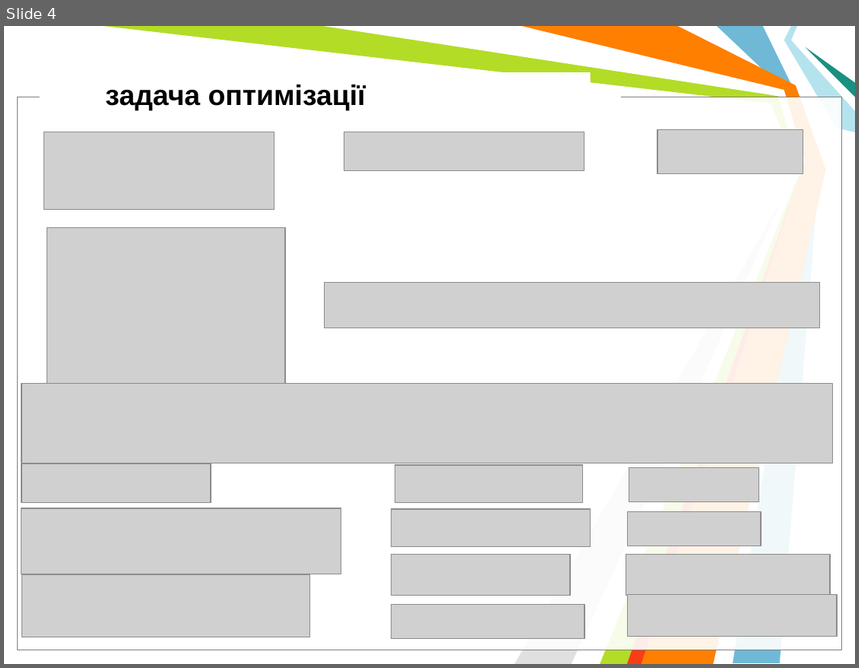
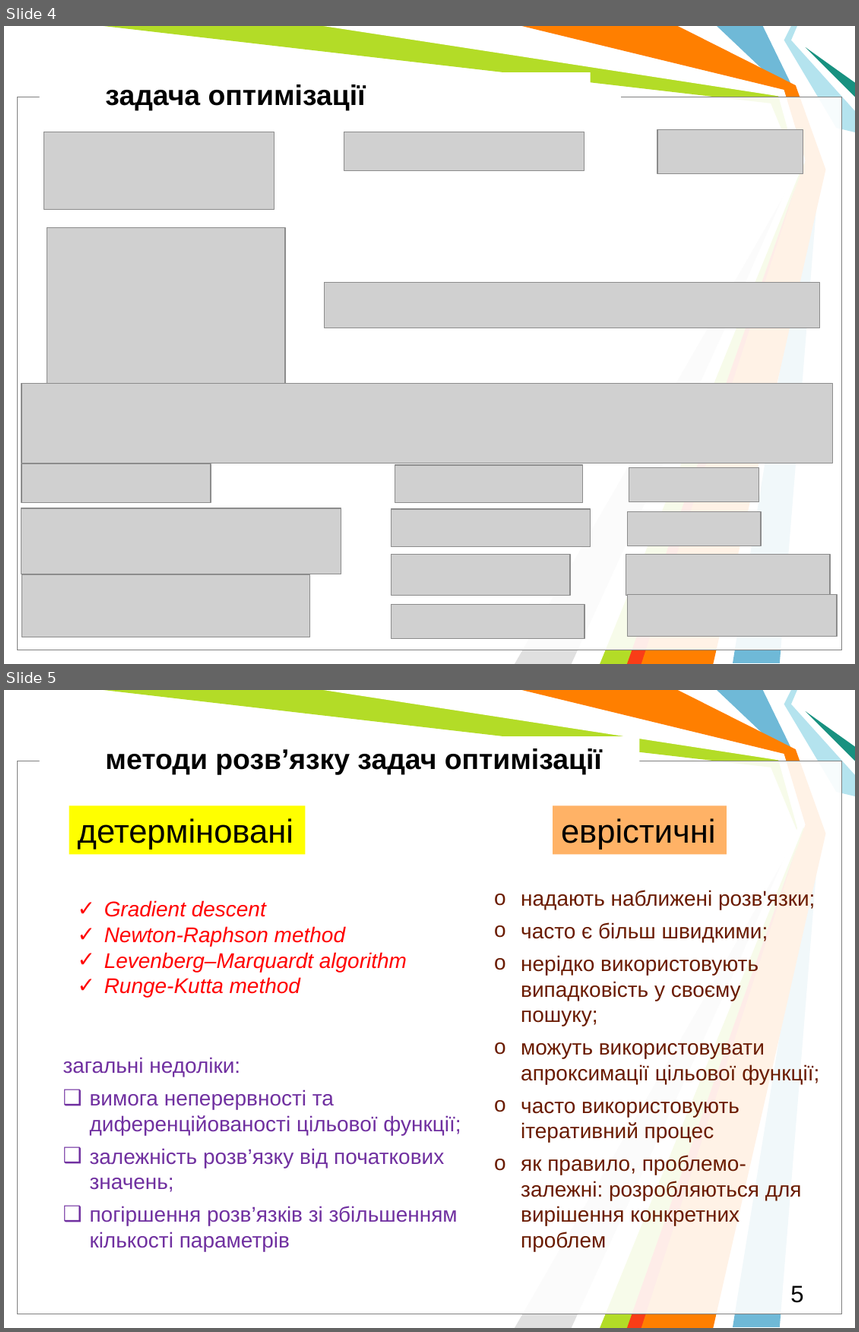
Before and after one commit to l432/NMK, a slide deck: Lecture/DAAD/DAAD_MetaH.pptm. Shown one above the other, each under a label of ours: slide 4 before the commit, slides 4 and 5 after it. The pictures are 859x668 and 859x1332 pixels, drawn with LibreOffice and Linux fonts; fonts in the diff are those of the drawing; grey boxes stand for pictures; background and template pictures are left out. Boxes give left, top, right and bottom in pixels: in the first picture for what was removed or moved away, otherwise in the second. Text is boxed around its words. In the diff, an @@ line names an element or a change of style, - is before the commit and + after.

```diff
--- a/Lecture/DAAD/DAAD_MetaH.pptm
+++ b/Lecture/DAAD/DAAD_MetaH.pptm
@@ slide 5 added at (4,690,855,1328), background #FFFFFF; not listed: 11 template elements that a slide beside it also shows @@
@@ text added at (105,749,602,774), 24 pt, text #000000, bold @@
+методи розв’язку задач оптимізації
@@ rectangle added at (69,806,305,854), fill #FFFF00, 28 pt, text #000000 @@
+детерміновані
@@ rectangle added at (553,806,727,854), fill #FFB266, 28 pt, text #000000 @@
+еврістичні
@@ text added at (521,890,819,1252), 18 pt, text #6A1C00 @@
+o надають наближені розв'язки;
+o часто є більш швидкими;
+o нерідко використовують випадковість у своєму пошуку;
+o можуть використовувати апроксимації цільової функції;
+o часто використовують ітеративний процес
+o як правило, проблемо-залежні: розробляються для вирішення конкретних проблем
@@ text added at (104,901,407,997), 18 pt, text #FF0000, italic @@
+✓ Gradient descent
+✓ Newton-Raphson method
+✓ Levenberg–Marquardt algorithm
+✓ Runge-Kutta method
@@ text added at (63,1057,461,1252), 18 pt, text #7030A0 @@
+загальні недоліки:
+❑ вимога неперервності та диференційованості цільової функції;
+❑ залежність розв’язку від початкових значень;
+❑ погіршення розв’язків зі збільшенням кількості параметрів
@@ page number added at (791,1286,804,1303), 20 pt, text #000000 @@
+5
```
Also in this commit, not shown: 2 other slides added, 1 slide removed.
